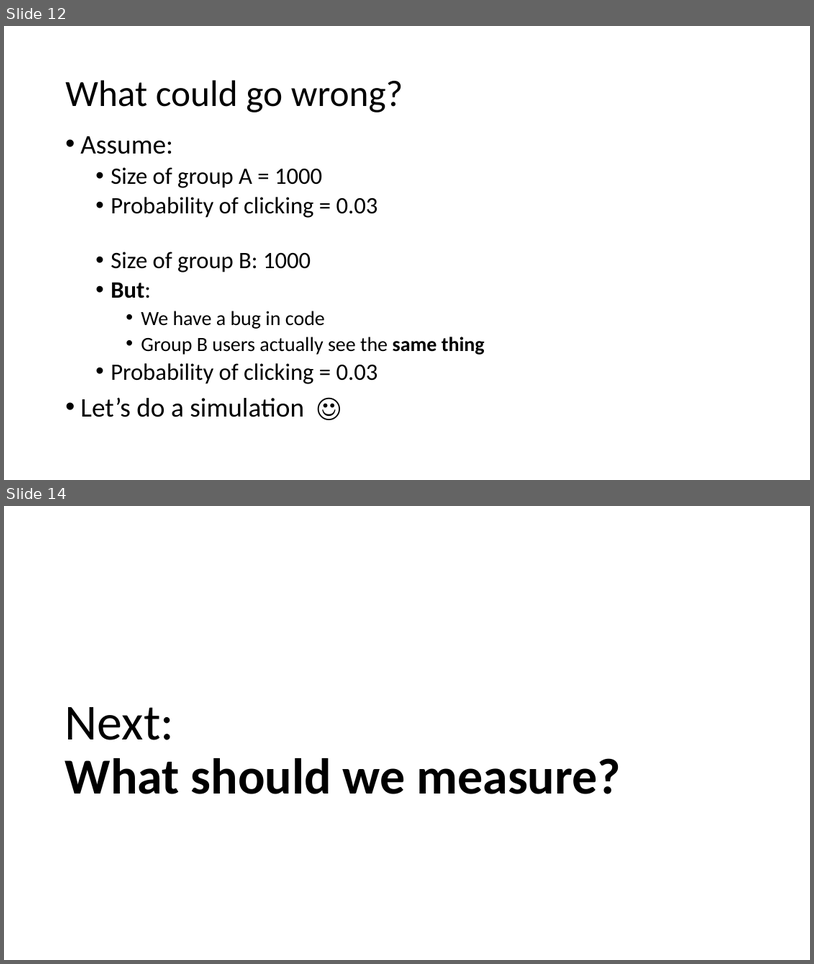
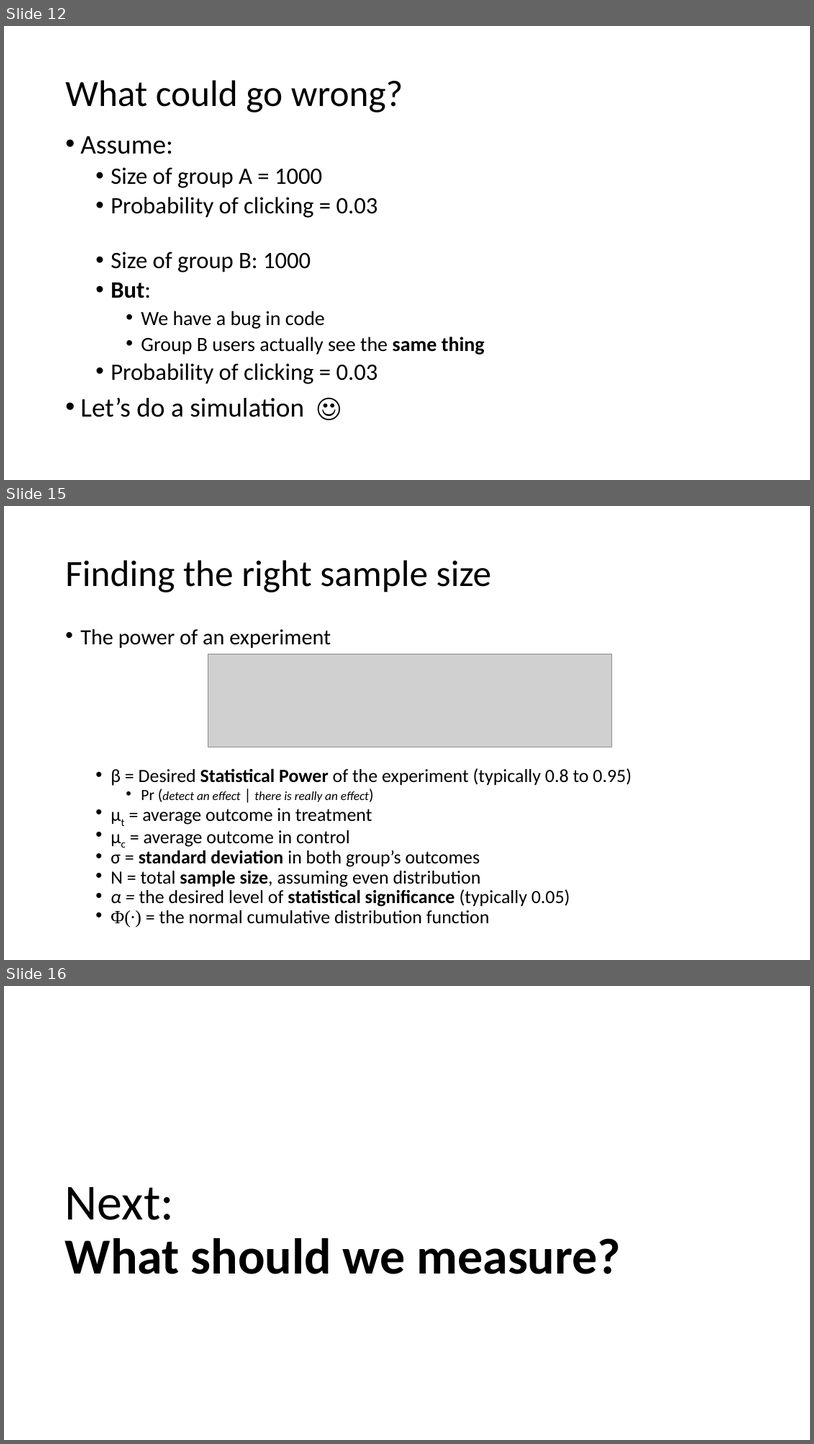
Before and after one commit to patng323/learn, a slide deck: FieldExperiments/AB Testing.pptx. Shown one above the other, each under a label of ours: slides 12 and 14 before the commit, slides 12, 15 and 16 after it; the slides between them are not shown. The pictures are 814x964 and 814x1444 pixels, drawn with LibreOffice and Linux fonts; fonts in the diff are those of the drawing; grey boxes stand for pictures. Boxes give left, top, right and bottom in pixels: in the first picture for what was removed or moved away, otherwise in the second. Text is boxed around its words. In the diff, an @@ line names an element or a change of style, - is before the commit and + after.

```diff
--- a/FieldExperiments/AB Testing.pptx
+++ b/FieldExperiments/AB Testing.pptx
@@ slide 15 added at [4, 506, 810, 960], background #FFFFFF @@
@@ title added at [65, 560, 491, 592], 44 pt, text #000000 @@
+Finding the right sample size
@@ text added at [80, 629, 632, 927], 22.2 pt, text #000000 @@
+• The power of an experiment
+  • β = Desired Statistical Power of the experiment (typically 0.8 to 0.95)
+    • Pr (detect an effect | there is really an effect)
+  • μt = average outcome in treatment
+  • μc = average outcome in control
+  • σ = standard deviation in both group’s outcomes
+  • N = total sample size, assuming even distribution
+  • α = the desired level of statistical significance (typically 0.05)
+  • Φ(∙) = the normal cumulative distribution function
@@ picture added at [208, 654, 612, 747] @@
@@ what was slide 14 is now slide 16 @@
```
Also in this commit, not shown: 1 slide changed, 2 other slides added.
